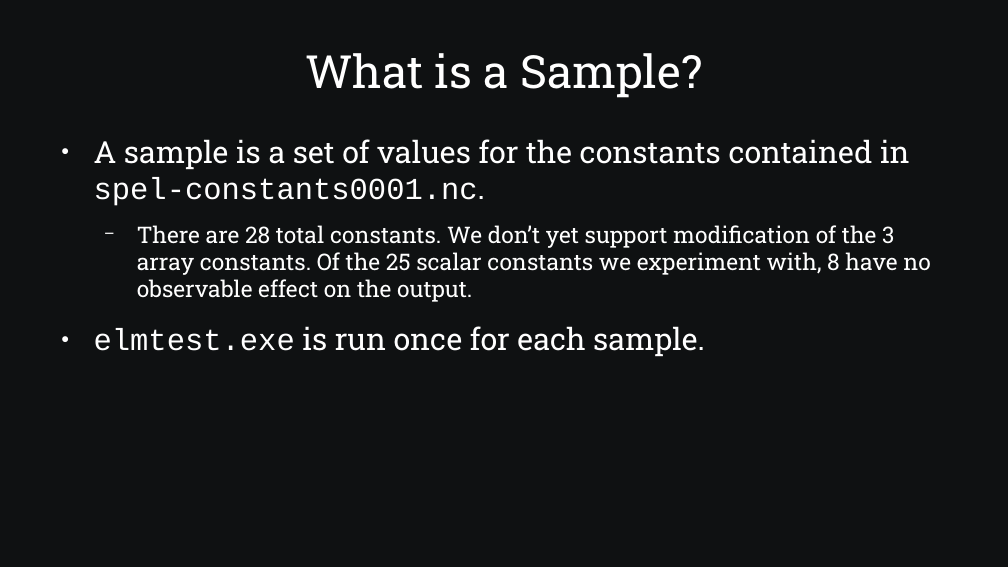
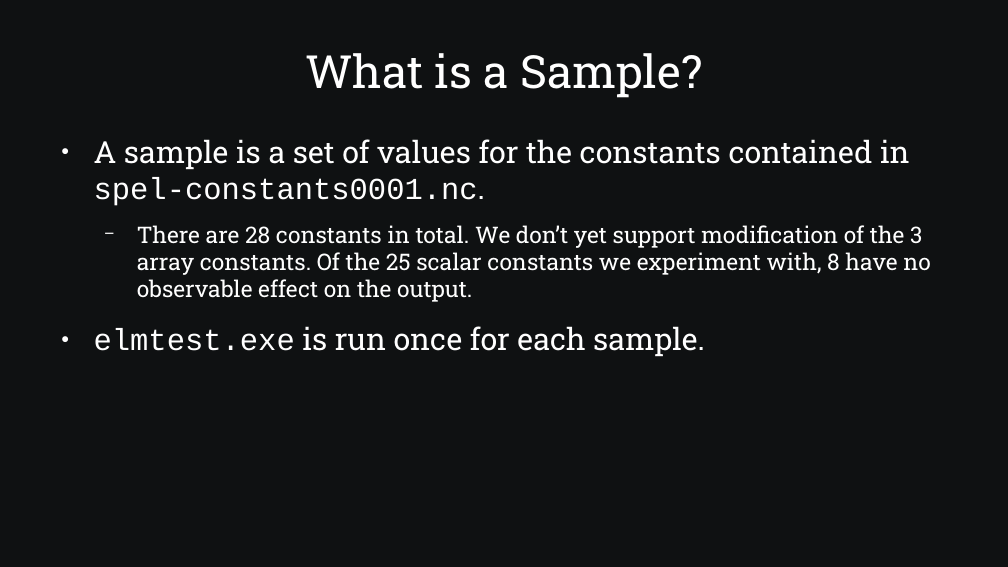
Before and after one commit to SamAllen06/lake_temp_work, a slide deck: slide 8 of documentation/for_collaborators/TestingSoftwareOverview.odp. Drawn at 1008x567 pixels with LibreOffice and Linux fonts; fonts in the diff are those of the drawing. Boxes give left, top, right and bottom in pixels: in the first picture for what was removed or moved away, otherwise in the second. Text is boxed around its words. In the diff, an @@ line names an element or a change of style, - is before the commit and + after.

```diff
--- a/documentation/for_collaborators/TestingSoftwareOverview.odp
+++ b/documentation/for_collaborators/TestingSoftwareOverview.odp
@@ text at (137, 225, 930, 302): text changed @@
-  − There are 28 total constants. We don’t yet support modification of the 3 array constants. Of the 25 scalar constants we experiment with, 8 have no observable effect on the output.
+  − There are 28 constants in total. We don’t yet support modification of the 3 array constants. Of the 25 scalar constants we experiment with, 8 have no observable effect on the output.
```
Also in this commit, not shown: 6 other slides changed, 2 other files.
